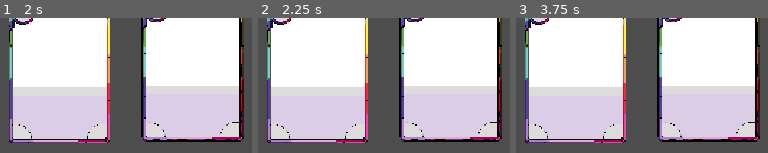
Above: before the commit, frames 1-3 (left to right).
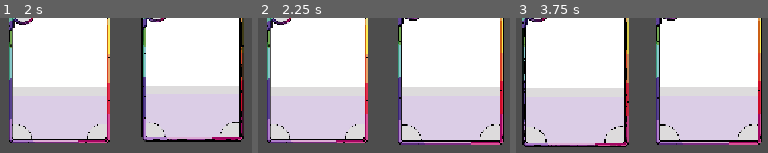
Above: after the commit, the same moments.

Repository: ArthurGuaxinim/Call-of-The-Void-Card-Game
Game: Godot game, scene res://Scene/Scene_Tests_Nier/main.tscn
The game is run twice, just before and just after one commit, with the same random seed, the same clock (stepped at 60 frames per second) and the same inputs.
Inputs (mouse positions are in pixels of both pictures, inside the frame that each line leads up to):
- Up to frame 1 (2 s): tap Enter at 0.5 s; move the mouse to (outside the picture) at 0.52 s; click (outside the picture) at 0.67 s; tap Space at 1.25 s; drag from (outside the picture) to (194, 69) at 1.27 s
- Up to frame 2 (2.25 s): tap Enter at 2 s; move the mouse to (outside the picture) at 2.02 s; click (outside the picture) at 2.17 s
- Up to frame 3 (3.75 s): tap Space at 2.75 s; drag from (outside the picture) to (576, 70) at 2.77 s; tap Enter at 3.5 s; move the mouse to (outside the picture) at 3.52 s; click (outside the picture) at 3.67 s

Frame 1 is identical in both runs. In frame 2, 7.1% of the frame differs, in the area x 55-98%, y 0-95%; in frame 3, 15%, in the area x 2-98%, y 0-96%.

Commit message:
Effect_Hover_Finished
Name - Date: Nier - 08/31/2026
Updates made:
- The card hover effect was created (Effect when clicking to drag the card or hovering the mouse over it)
- The code that drags the card was slightly corrected, but the functionality remains the same, only the code was optimized;
- A new script space called "card" was created to separate the click effect from the cards;
- The hover effect function is located in the same place as the drag effect, but the names are easy to find if any changes are needed. Additional comments will be made later to guide you in the code.

Problems found: No significant problems, but the hover effect still needs more testing and some additional effects added, but nothing urgent.

-----------------------------------------
Nome - data: Nier - 31/08/2026
Atualizações feitas:
- Foi criado o efeito de Hover da carta(Efeito quando se clica pra arrastar a carta ou passa o mouse por cima dela)
- Foi levemente corrigido o codigo que faz o drag da carta, mas a funcionalidade se mantem a mesma so houve um otimização de codigo;
-houve um novo espaço de script chamado card para separar o efeito de click das cartas;
-a função de efeito hover esta localizada no mesmo local onde esta o efeito de drag, mas os nomes da pra achar facilmente se necessario qualquer alteração, mais pra frente comentarios adicionais serão feitos pra se guiar no codigo
Problemas_encontrados: Nenhum problema significante, mas o efeito hover ainda precisa ser testado mais e ter alguns efeitos adicionais colocados, mas nada de urgente

Diff:
--- /dev/null
+++ b/Scene/Scene_Tests_Nier/card.gd
@@ -0,0 +1,23 @@
+extends Node2D
+signal hovered
+signal hovered_off
+var is_hovered := false
+
+# Called when the node enters the scene tree for the first time.
+func _ready() -> void:
+	#All cars must be a child of CardManager or this will error
+	get_parent().connect_card_signals(self)
+
+# Called every frame. 'delta' is the elapsed time since the previous frame.
+func _process(delta: float) -> void:
+
+	pass
+
+
+func _on_area_2d_mouse_entered() -> void:
+	is_hovered = true
+	emit_signal("hovered", self)
+
+func _on_area_2d_mouse_exited() -> void:
+	is_hovered = false
+	emit_signal("hovered_off", self)
--- a/Scene/Scene_Tests_Nier/card.tscn
+++ b/Scene/Scene_Tests_Nier/card.tscn
@@ -1,11 +1,13 @@
 [gd_scene format=3 uid="uid://bxnvqpsite2ft"]
 
 [ext_resource type="Texture2D" uid="uid://k1vciya80hix" path="res://Assets/Assets_Test/CartaDev.png" id="1_842hm"]
+[ext_resource type="Script" uid="uid://q4wcxwnoqrh5" path="res://Scene/Scene_Tests_Nier/card.gd" id="1_vvtma"]
 
 [sub_resource type="RectangleShape2D" id="RectangleShape2D_bhunq"]
 size = Vector2(143, 201)
 
 [node name="Card" type="Node2D" unique_id=1435173483]
+script = ExtResource("1_vvtma")
 
 [node name="Cardimage" type="Sprite2D" parent="." unique_id=391531402]
 scale = Vector2(0.1, 0.1)
@@ -15,3 +17,6 @@
 
 [node name="CollisionShape2D" type="CollisionShape2D" parent="Area2D" unique_id=1106385118]
 shape = SubResource("RectangleShape2D_bhunq")
+
+[connection signal="mouse_entered" from="Area2D" to="." method="_on_area_2d_mouse_entered"]
+[connection signal="mouse_exited" from="Area2D" to="." method="_on_area_2d_mouse_exited"]
--- a/Scripts/Scripts_Test_Nier/cardmanager.gd
+++ b/Scripts/Scripts_Test_Nier/cardmanager.gd
@@ -1,42 +1,110 @@
 extends Node2D
+
+# Reference to the card currently being dragged (null if none)
 var card_being_dragged
+# Stores the size of the screen/viewport, used to clamp the card's movement
 var screen_size
+# Stores the difference between the card's position and the mouse position at the moment of the click,
+# so the card doesn't "jump" to the center of the cursor when dragging starts
 var drag_offset := Vector2.ZERO
+var is_hovering_on_card
 func _ready() -> void:
+	# Get the viewport size once, when the scene starts
 	screen_size = get_viewport_rect().size
 
 # Called every frame. 'delta' is the elapsed time since the previous frame.
 func _process(delta: float) -> void:
+	# Only run the drag logic if a card is currently selected
 	if card_being_dragged:
+		# Get the current mouse position in global space
 		var mouse_pos = get_global_mouse_position()
-		card_being_dragged.position = Vector2(clamp(mouse_pos.x, 0, screen_size.x),
-		clamp(mouse_pos.y, 0, screen_size.y))
+
+		# Update the card's position to follow the mouse,
+		# using clamp to keep it within screen bounds (X and Y axes)
+		card_being_dragged.position = Vector2(
+			clamp(mouse_pos.x, 0, screen_size.x),
+			clamp(mouse_pos.y, 0, screen_size.y)
+		)
+
 func _input(event):
+	# Check if the event is a mouse click and if it was the left button
 	if event is InputEventMouseButton and event.button_index == MOUSE_BUTTON_LEFT:
+
 		if event.pressed:
-			print("left click")
-			var mouse_pos = get_global_mouse_position()
 			var card = raycast_check_for_card()
 			if card:
-				card_being_dragged = card
-				drag_offset = card.position - mouse_pos
-				print("Offset do clique: ", drag_offset)
-			else:
-				card_being_dragged = null
+				start_drag(card)
 		else:
-			card_being_dragged = null
-			print("Left click released")
+			if card_being_dragged:
+				finish_drag()
+
+func start_drag(card):
+	card_being_dragged = card
+	card.scale = Vector2(1, 1)
+func finish_drag():
+	card_being_dragged.scale = Vector2(1.05, 1.05)
+	card_being_dragged = null
+
+func connect_card_signals(card):
+	card.connect("hovered", on_hovered_over_card)
+	card.connect("hovered_off", on_hovered_off_card)
 # Called when the node enters the scene tree for the first time.
+func on_hovered_over_card(card):
+	if !is_hovering_on_card:
+		is_hovering_on_card = true
+		highlight_card(card, true)
+
+func on_hovered_off_card(card):
+	if !card_being_dragged:
+		is_hovering_on_card=false;
+		highlight_card(card, false)
+		var new_card_hovered = raycast_check_for_card()
+		if new_card_hovered:
+			highlight_card(new_card_hovered, true)
+
+func highlight_card(card, hovered):
+	if hovered:
+		card.scale = Vector2(1, 1)
+		card.z_index = 2
+	else:
+		card.scale = Vector2(1.05, 1.05)
+		card.z_index = 1
+
 func raycast_check_for_card():
+	# Get the 2D world's physics state, needed for collision queries
 	var space_state = get_world_2d().direct_space_state
+
+	# Create the parameters for the point query (position to be checked)
 	var parameters = PhysicsPointQueryParameters2D.new()
 	parameters.position = get_global_mouse_position()
+
+	# Allow the query to detect Area2D nodes (not just solid physics bodies)
 	parameters.collide_with_areas = true
+
+	# Define the collision layer to be considered in the search
 	parameters.collision_mask = 1
+
+	# Run the query and return a list of collisions found at that point
 	var result = space_state.intersect_point(parameters)
+
 	if result.size() > 0:
+		# If something was found, print the result for debugging
 		print(result)
-		return result[0].collider.get_parent()
+
+		# Return the parent node of the found collider
+		# (assuming the collision Area2D is a child of the actual "Card" node)
+		return get_card_with_highest_z_index(result)
+
+	# No card found under the cursor
 	return null
 
+func get_card_with_highest_z_index(cards):
+	var highest_z_card = cards[0].collider.get_parent()
+	var highest_z_index = highest_z_card.z_index
+	for i in range(1, cards.size()):
+		var current_card = cards[i].collider.get_parent()
+		if current_card.z_index > highest_z_index:
+			highest_z_card = current_card
+			highest_z_index = current_card.z_index
+	return highest_z_card
 # Called every frame. 'delta' is the elapsed time since the previous frame.
Not shown, added: Scene/Scene_Tests_Nier/card.gd.uid
